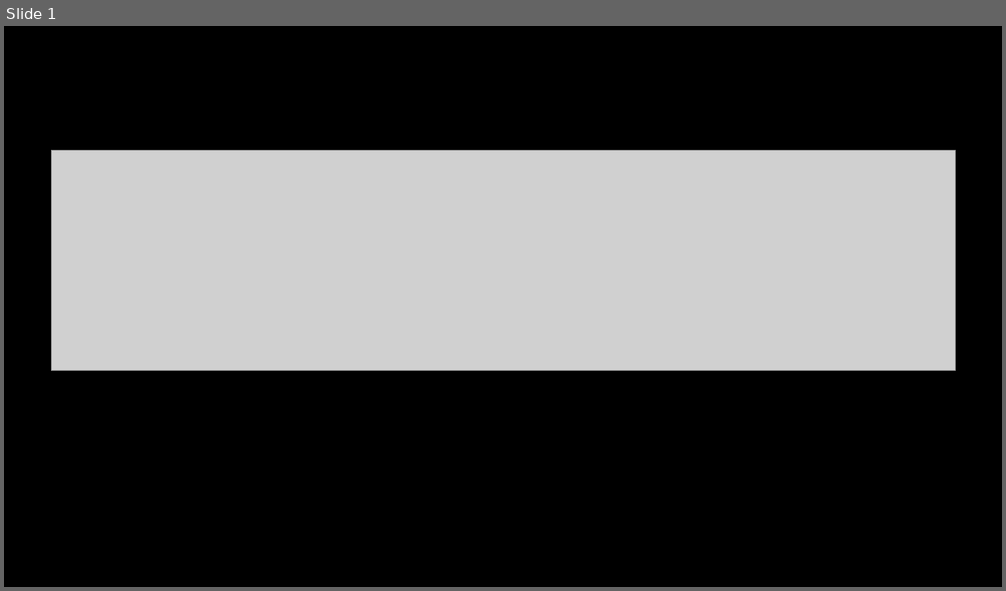
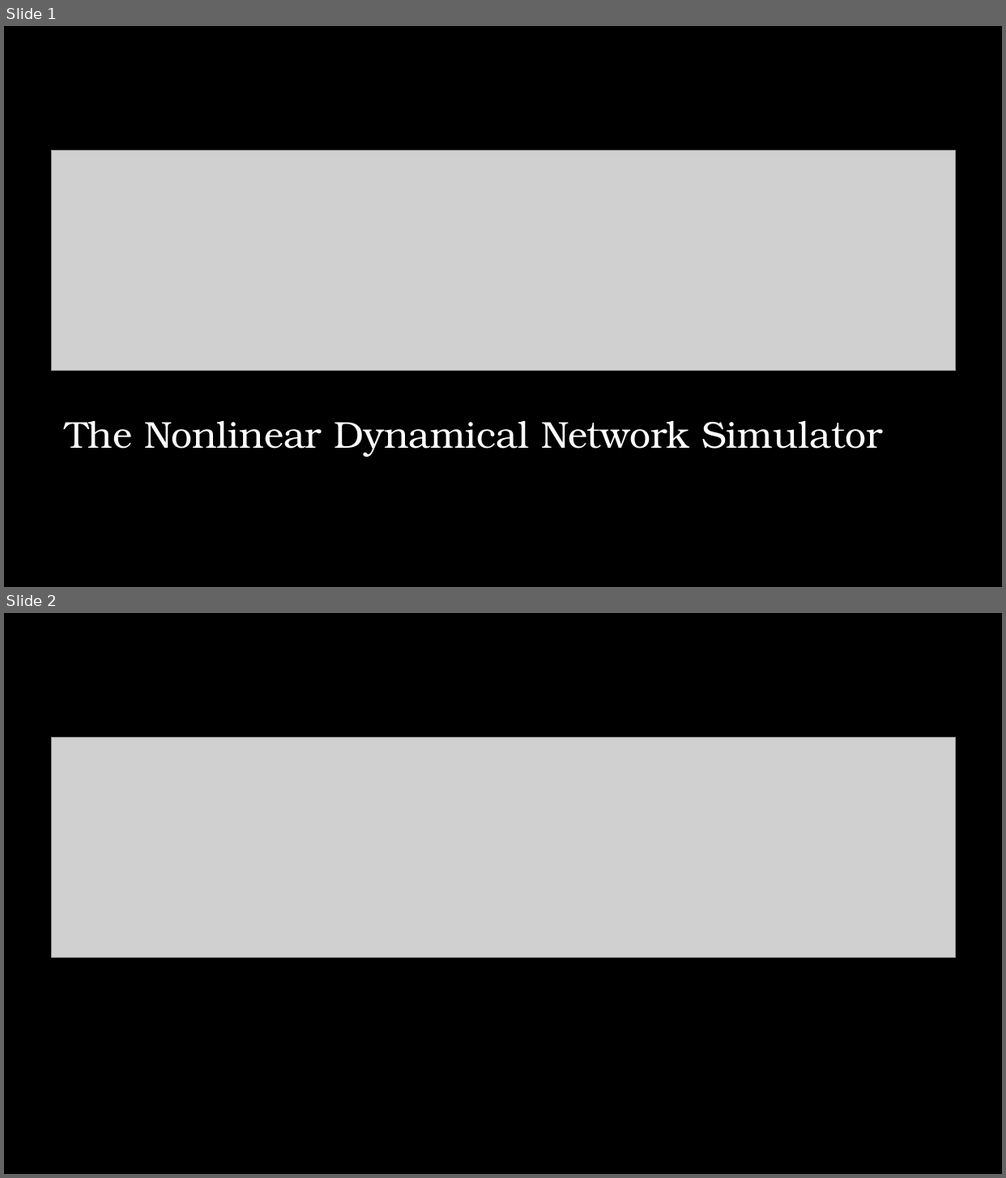
Before and after one commit to mikepfrank/dynamic, a slide deck: artwork/Dynamic-logo.pptx. Shown one above the other, each under a label of ours: slide 1 before the commit, slides 1 and 2 after it. The pictures are 1006x591 and 1006x1178 pixels, drawn with LibreOffice and Linux fonts; fonts in the diff are those of the drawing; grey boxes stand for pictures; background and template pictures are left out. Boxes give left, top, right and bottom in pixels: in the first picture for what was removed or moved away, otherwise in the second. Text is boxed around its words. In the diff, an @@ line names an element or a change of style, - is before the commit and + after.

```diff
--- a/artwork/Dynamic-logo.pptx
+++ b/artwork/Dynamic-logo.pptx
@@ slide 1 added at <box>4,26,1002,587</box>, background #000000 @@
@@ picture added at <box>51,150,956,370</box> @@
@@ text added at <box>65,421,882,457</box>, 36 pt, text #FFFFFF @@
+The Nonlinear Dynamical Network Simulator
@@ what was slide 1 is now slide 2 @@
```
Also in this commit, not shown: 2 other slides added, 6 other files.
